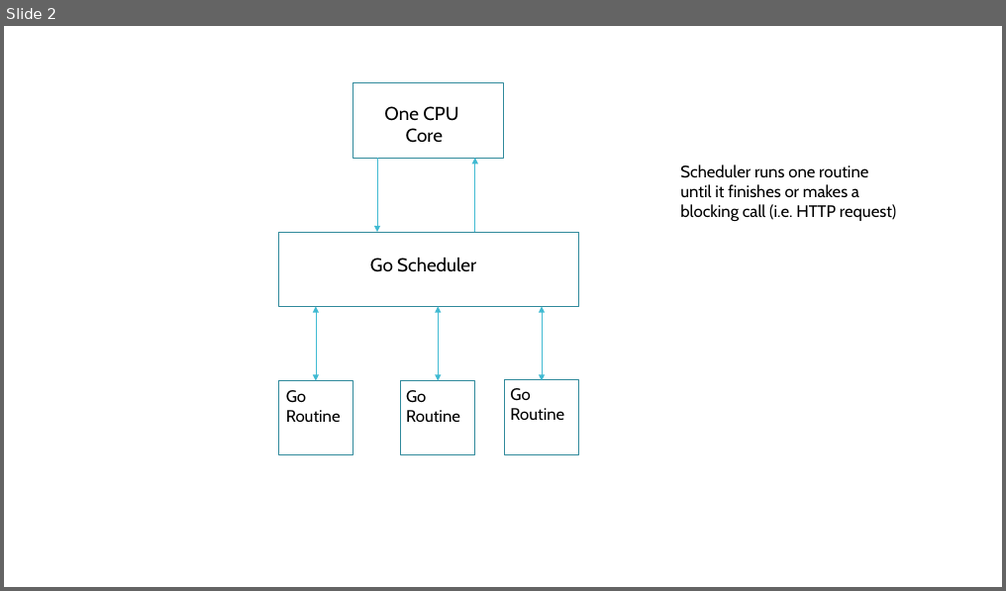
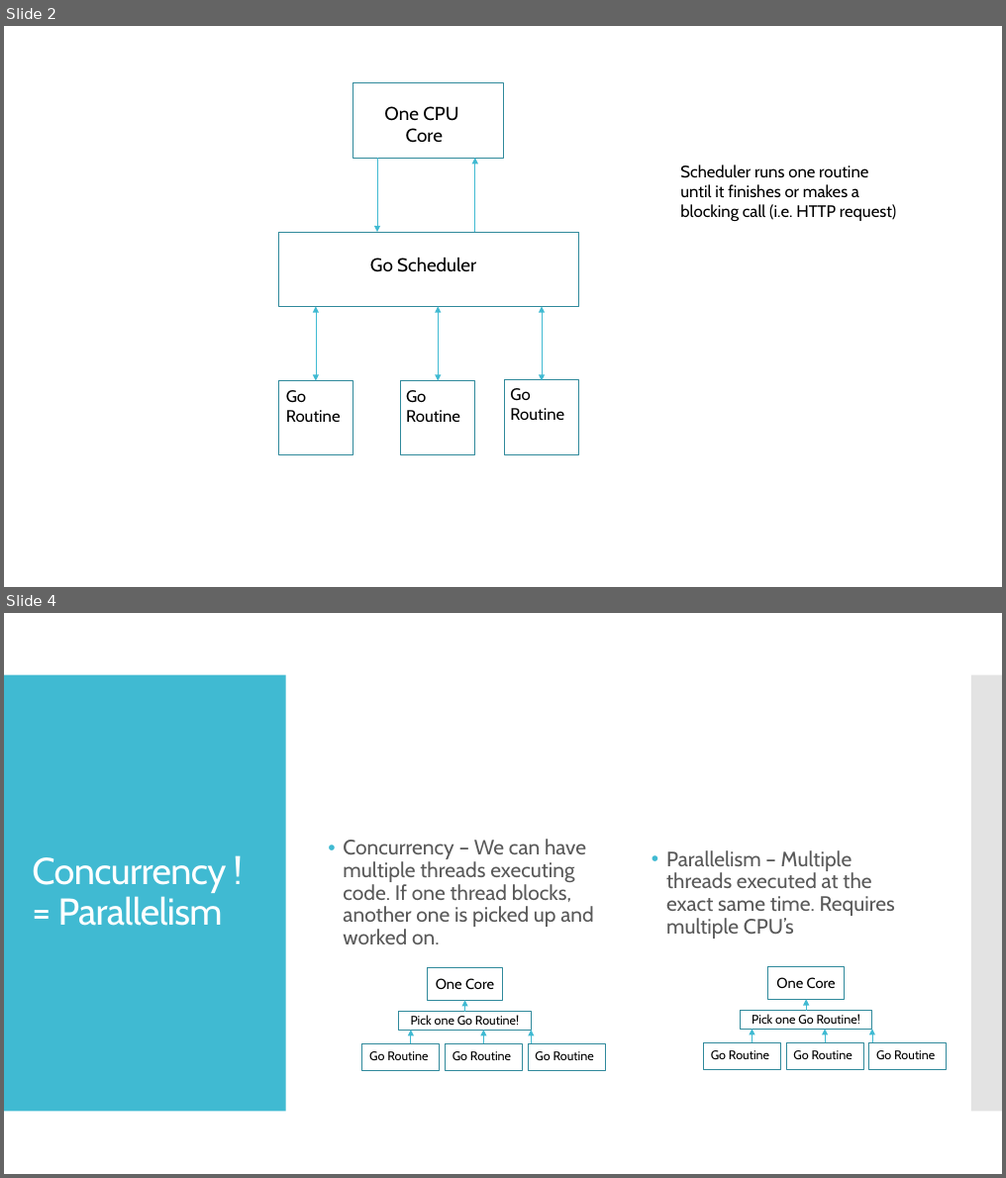
Before and after one commit to kevinlin47/Learn_Go, a slide deck: channels and go routines/Channels and Go Routines Part 4.pptx. Shown one above the other, each under a label of ours: slide 2 before the commit, slides 2 and 4 after it; the slides between them are not shown. The pictures are 1006x591 and 1006x1178 pixels, drawn with LibreOffice and Linux fonts; fonts in the diff are those of the drawing. Boxes give left, top, right and bottom in pixels: in the first picture for what was removed or moved away, otherwise in the second. Text is boxed around its words. In the diff, an @@ line names an element or a change of style, - is before the commit and + after.

Commit message:
Finish slide 4

```diff
--- a/channels and go routines/Channels and Go Routines Part 4.pptx
+++ b/channels and go routines/Channels and Go Routines Part 4.pptx
@@ slide 4 added at <box>4,613,1002,1174</box>, background #FFFFFF @@
@@ rectangle added at <box>4,675,286,1112</box>, fill #40BAD2 @@
@@ rectangle added at <box>971,675,1002,1112</box>, fill #C8C8C8 at 50% opacity @@
@@ text added at <box>343,839,594,945</box>, 20 pt, text #595959 @@
+• Concurrency – We can have multiple threads executing code. If one thread blocks, another one is picked up and worked on.
@@ title added at <box>32,858,226,926</box>, 36 pt, text #FFFFFF @@
+Concurrency != Parallelism
@@ text added at <box>666,851,895,939</box>, 20 pt, text #595959 @@
+• Parallelism – Multiple threads executed at the exact same time. Requires multiple CPU’s
@@ rectangle added at <box>427,968,503,1001</box>, outline #2F8A9B 0.85 pt, 14 pt, text #000000 @@
+One Core
@@ rectangle added at <box>768,967,845,999</box>, outline #2F8A9B 0.85 pt, 14 pt, text #000000 @@
+One Core
@@ rectangle added at <box>399,1011,531,1030</box>, outline #2F8A9B 0.85 pt, 12 pt, text #000000 @@
+Pick one Go Routine!
@@ arrow added from (465, 1011) to (465, 1001), #40BAD2 0.75 pt @@
@@ rectangle added at <box>740,1011,872,1029</box>, outline #2F8A9B 0.85 pt, 12 pt, text #000000 @@
+Pick one Go Routine!
@@ arrow added from (807, 1011) to (807, 999), #40BAD2 0.75 pt @@
@@ rectangle added at <box>362,1045,440,1071</box>, fill #FFFFFF, outline #2F8A9B 0.85 pt @@
@@ text added at <box>369,1052,428,1060</box>, 12 pt, text #000000 @@
+Go Routine
@@ arrow added from (411, 1045) to (411, 1030), #40BAD2 0.75 pt @@
@@ rectangle added at <box>445,1045,522,1071</box>, fill #FFFFFF, outline #2F8A9B 0.85 pt @@
@@ text added at <box>452,1052,511,1060</box>, 12 pt, text #000000 @@
+Go Routine
@@ arrow added from (484, 1045) to (484, 1030), #40BAD2 0.75 pt @@
@@ rectangle added at <box>528,1045,605,1071</box>, fill #FFFFFF, outline #2F8A9B 0.85 pt @@
@@ arrow added from (531, 1045) to (531, 1030), #40BAD2 0.75 pt @@
@@ text added at <box>535,1052,594,1060</box>, 12 pt, text #000000 @@
+Go Routine
@@ rectangle added at <box>703,1044,780,1070</box>, fill #FFFFFF, outline #2F8A9B 0.85 pt @@
@@ text added at <box>711,1051,769,1059</box>, 12 pt, text #000000 @@
+Go Routine
@@ arrow added from (751, 1043) to (751, 1029), #40BAD2 0.75 pt @@
@@ rectangle added at <box>786,1043,863,1069</box>, fill #FFFFFF, outline #2F8A9B 0.85 pt @@
@@ text added at <box>793,1051,852,1059</box>, 12 pt, text #000000 @@
+Go Routine
@@ arrow added from (826, 1043) to (826, 1029), #40BAD2 0.75 pt @@
@@ rectangle added at <box>869,1043,946,1069</box>, fill #FFFFFF, outline #2F8A9B 0.85 pt @@
@@ arrow added from (872, 1043) to (872, 1029), #40BAD2 0.75 pt @@
@@ text added at <box>876,1051,935,1059</box>, 12 pt, text #000000 @@
+Go Routine
```
Also in this commit, not shown: 1 slide changed.
